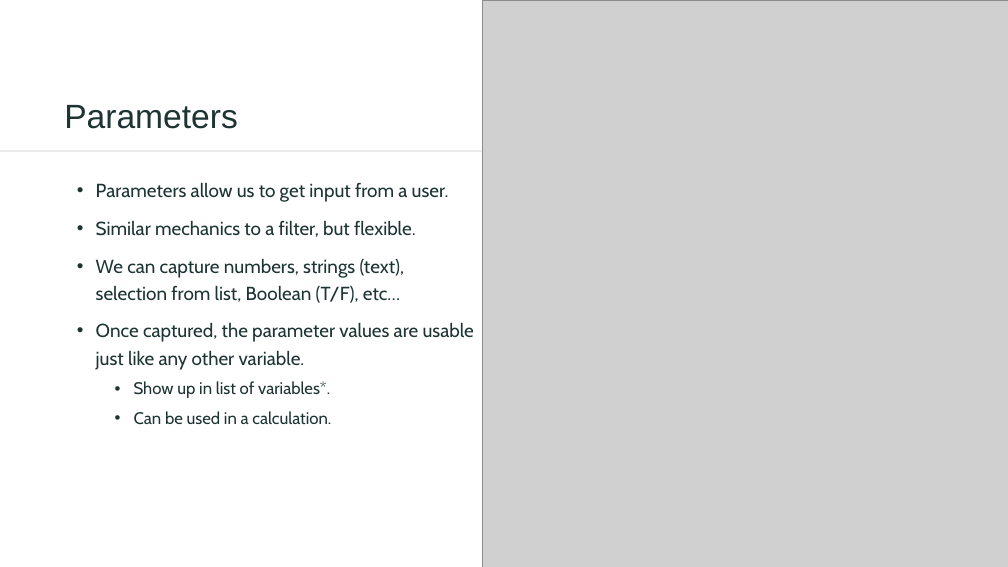
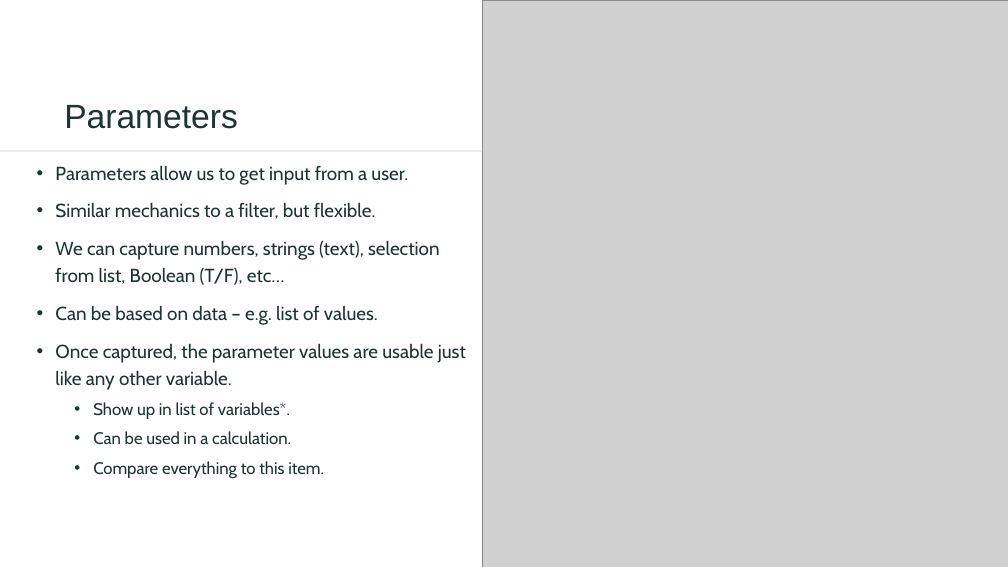
Before and after one commit to AkeemSemper/ml_datasets, a slide deck: slide 4 of slides/009_params_control_waterfall.pptx. Drawn at 1008x567 pixels with LibreOffice and Linux fonts; fonts in the diff are those of the drawing; grey boxes stand for pictures. Boxes give left, top, right and bottom in pixels: in the first picture for what was removed or moved away, otherwise in the second. Text is boxed around its words. In the diff, an @@ line names an element or a change of style, - is before the commit and + after.

```diff
--- a/slides/009_params_control_waterfall.pptx
+++ b/slides/009_params_control_waterfall.pptx
@@ text "Parameters allow us to get ...": place and size @@
-text "Parameters allow us to get ..." at box(96, 183, 474, 425)
+text "Parameters allow us to get ..." at box(55, 166, 466, 478)
@@ text at box(55, 306, 378, 325): paragraph added @@
+• Can be based on data – e.g. list of values.
@@ text at box(93, 461, 324, 478): paragraph added @@
+  • Compare everything to this item.
```
Also in this commit, not shown: 4 other slides changed, 3 slides added, 1 slide removed, 3 other files.
